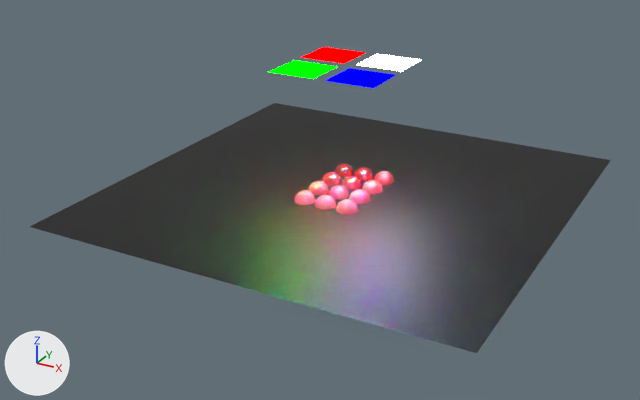
Before and after pictures for a commit that changed the Blender file resource/rough-metallic.blend.
Rendered twice from a 50 mm lens placed at (8.69, -17.02, 8.12), pointed at (-0.21, -0.84, 0.04). The lights are fixed; the arrows at lower left show +X, +Y and +Z.

Names of what the first picture shows: 'Plane', 'light', 'lightBlue', 'lightGreen', 'lightRed'.
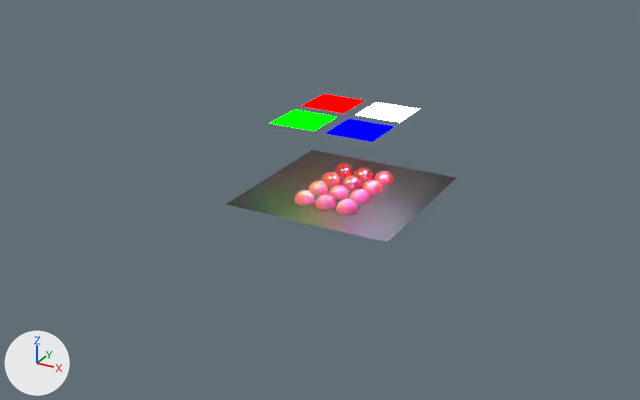
What differs and where, as boxes [x1, y1, x2, y2] in the pictures (640 x 400 px):
```json
{"object": "Plane", "change": "recoloured, rescaled", "before": [30, 103, 611, 353], "after": [227, 150, 456, 242], "on screen": "60% narrower, 63% shorter"}
{"object": "lightBlue", "change": "moved", "before": [325, 68, 396, 88], "after": [326, 119, 394, 142]}
{"object": "lightGreen", "change": "surface changed, moved", "before": [269, 60, 338, 79], "after": [270, 109, 337, 131]}
{"object": "light", "change": "surface changed, moved", "before": [356, 54, 421, 71], "after": [355, 102, 419, 123]}
{"object": "lightRed", "change": "surface changed, moved", "before": [301, 47, 366, 64], "after": [302, 94, 365, 113]}
```

Scene script edits in JSON lines:
```json
{"op": "set", "path": "mat_floor.base_color", "old": "(0.0, 0.0, 0.0)", "new": "(0.0165, 0.0165, 0.0165)", "note": "black #000000 -> black #232323"}
{"op": "set", "path": "mat_light.strength", "old": "50.0", "new": "20.0"}
{"op": "set", "path": "mat_light_001.strength", "old": "50.0", "new": "20.0"}
{"op": "set", "path": "mat_lightgreen.strength", "old": "50.0", "new": "20.0"}
{"op": "set", "path": "ob_plane.scale", "old": "(5.0, 5.0, 5.0)", "new": "(2.0, 2.0, 2.0)"}
{"op": "set", "path": "ob_light.location", "old": "(0.7, 0.7, 2.99)", "new": "(0.7, 0.7, 1.83)"}
{"op": "set", "path": "ob_lightred.location", "old": "(-0.7, 0.7, 2.98)", "new": "(-0.7, 0.7, 1.82)"}
{"op": "set", "path": "ob_lightgreen.location", "old": "(-0.7, -0.7, 2.98)", "new": "(-0.7, -0.7, 1.82)"}
{"op": "set", "path": "ob_lightblue.location", "old": "(0.7, -0.7, 2.98)", "new": "(0.7, -0.7, 1.82)"}
```
